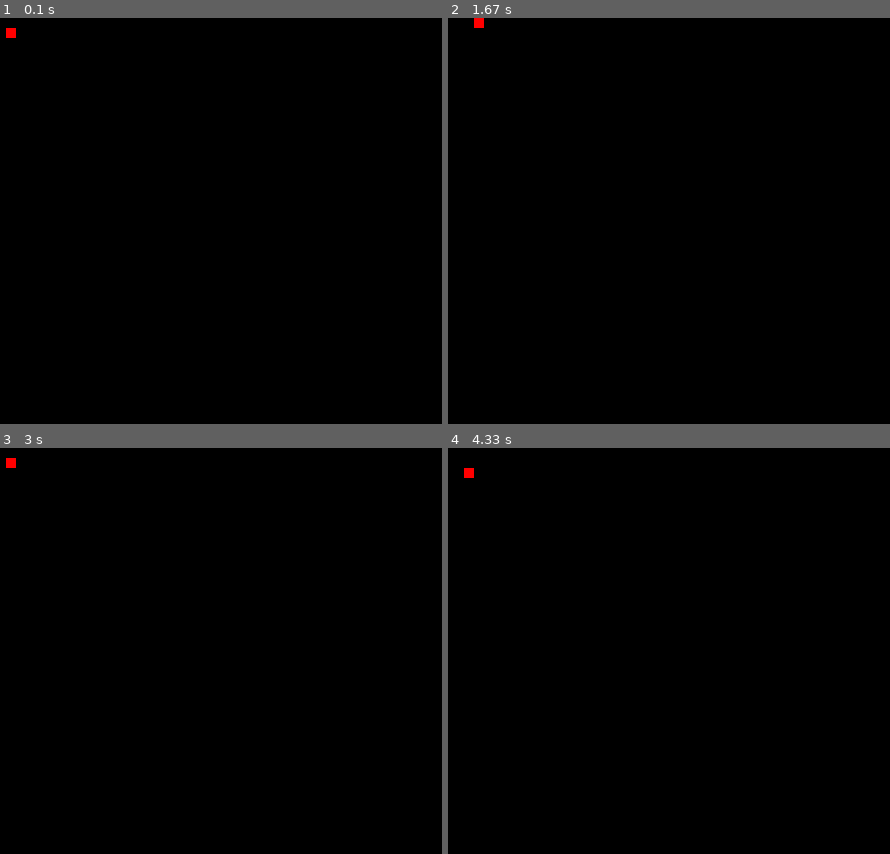
Above: before the commit, frames 1-4 (two rows, left to right).
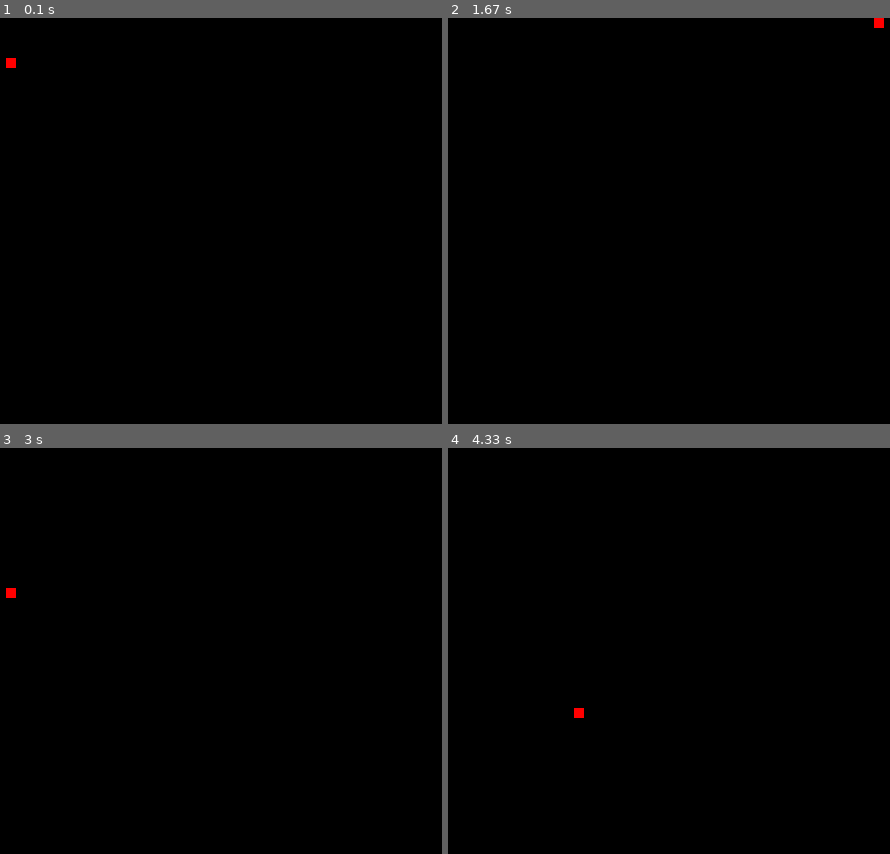
Above: after the commit, the same moments.

Repository: Kristian-Roopnarine/Snake-PyGame
Game: pygame game, started from snake.py
The game is run twice, just before and just after one commit, with the same random seed, the same clock (stepped at 60 frames per second) and the same inputs.
Inputs:
- Up to frame 1 (0.1 s): no input
- Up to frame 2 (1.67 s): hold Right 0.33-0.8 s; hold Up 0.83-1.13 s; hold Right 1.17-1.63 s
- Up to frame 3 (3 s): hold Left 1.67-2.2 s; hold Down 2.23-2.53 s; hold Left 2.57-2.97 s
- Up to frame 4 (4.33 s): hold Right 3.4-4.03 s; hold Down from 4.07 s (still down)

The runs differ from the first frame. In frame 1, 0.1% of the frame differs, in the area x 1-4%, y 2-13%; in frame 2, 0.1%; in frame 3, 0.1%; in frame 4, 0.1%.

Commit message:
Added movement of snake head every .5 seconds.

Diff:
--- a/snake.py
+++ b/snake.py
@@ -5,7 +5,7 @@
 width = 500
 height = 500
 screen = pygame.display.set_mode((width,height))
-
+clock = pygame.time.Clock()
 block_size = 10
 backgroundcolor = (0,0,0)
 head_color = (255,0,0)
@@ -21,7 +21,9 @@
 head = pygame.Rect(y ,x, block_size,block_size)
 pygame.draw.rect(screen,head_color,head)
 
+direction = 'down'
 while running:
+    clock.tick(40)
     for event in pygame.event.get():
         if event.type == pygame.KEYDOWN:
             if event.key == 273:
@@ -29,22 +31,43 @@
                 head.move_ip(0,-block_size)
                 screen.fill(backgroundcolor)
                 pygame.draw.rect(screen,head_color,head)
+                direction = 'up'
             elif event.key == 274:
                 # move snake down one
                 head = head.move(0,block_size)
                 screen.fill(backgroundcolor)
                 pygame.draw.rect(screen,head_color,head)
+                direction = 'down'
             elif event.key == 275:
                 # move snake right one
                 head = head.move(block_size,0)
                 screen.fill(backgroundcolor)
                 pygame.draw.rect(screen,head_color,head)
+                direction = 'right'
             elif event.key == 276:
                 #move snake right one
                 head = head.move(-block_size,0)
                 screen.fill(backgroundcolor)
                 pygame.draw.rect(screen,head_color,head)
+                direction = 'left'
         if event.type == pygame.QUIT:
             running = False
 
+    if direction == 'right':
+        head = head.move(block_size,0)
+        screen.fill(backgroundcolor)
+        pygame.draw.rect(screen,head_color,head)
+    if direction == 'left':
+        head = head.move(-block_size,0)
+        screen.fill(backgroundcolor)
+        pygame.draw.rect(screen,head_color,head)
+    if direction == 'down':
+        head = head.move(0,block_size)
+        screen.fill(backgroundcolor)
+        pygame.draw.rect(screen,head_color,head)
+    if direction == 'up':
+        head.move_ip(0,-block_size)
+        screen.fill(backgroundcolor)
+        pygame.draw.rect(screen,head_color,head)
+
     pygame.display.flip()
